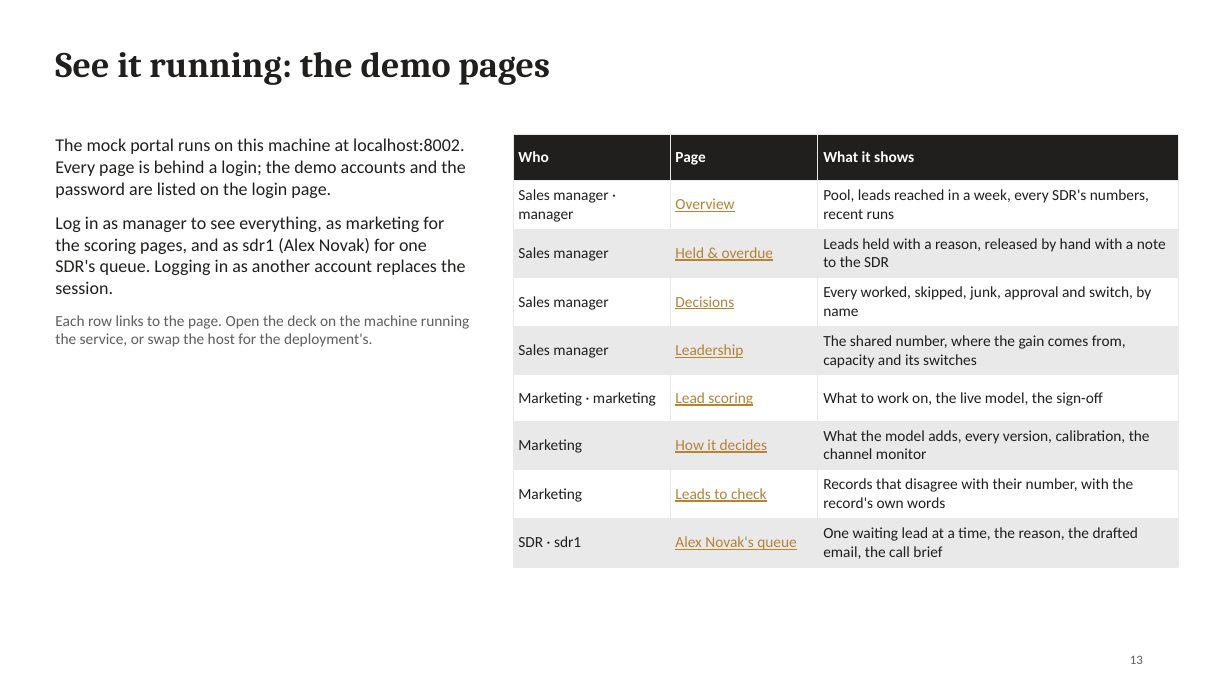
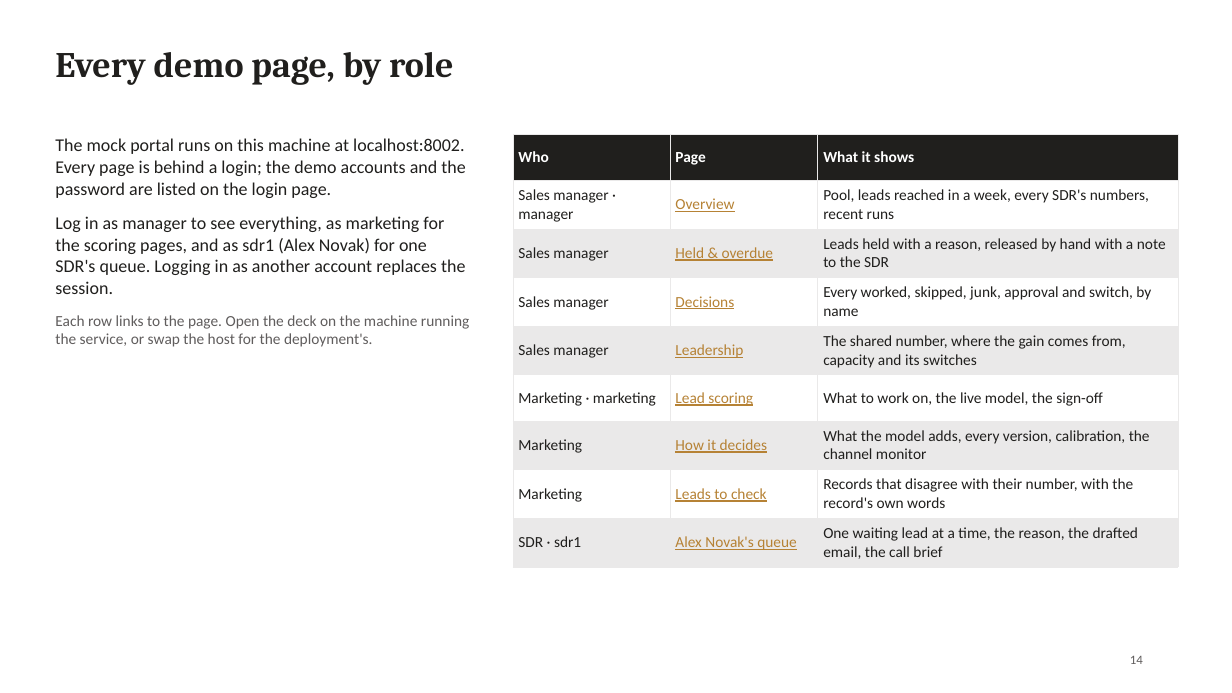
Before and after one commit to Ash1129/AuxoCase, a slide deck: slide 14 of docs/decks/AuxoCase-CEO-business-review.pptx (slide 13 before the commit). Drawn at 1232x693 pixels with LibreOffice and Linux fonts; fonts in the diff are those of the drawing. Boxes give left, top, right and bottom in pixels: in the first picture for what was removed or moved away, otherwise in the second. Text is boxed around its words. In the diff, an @@ line names an element or a change of style, - is before the commit and + after.

```diff
--- a/docs/decks/AuxoCase-CEO-business-review.pptx
+++ b/docs/decks/AuxoCase-CEO-business-review.pptx
@@ title at <box>55,52,453,85</box>: text changed @@
-See it running: the demo pages
+Every demo page, by role
@@ page number at <box>1130,656,1143,664</box>: text changed @@
-13
+14
```
Also in this commit, not shown: 1 slide added, 6 other files.
